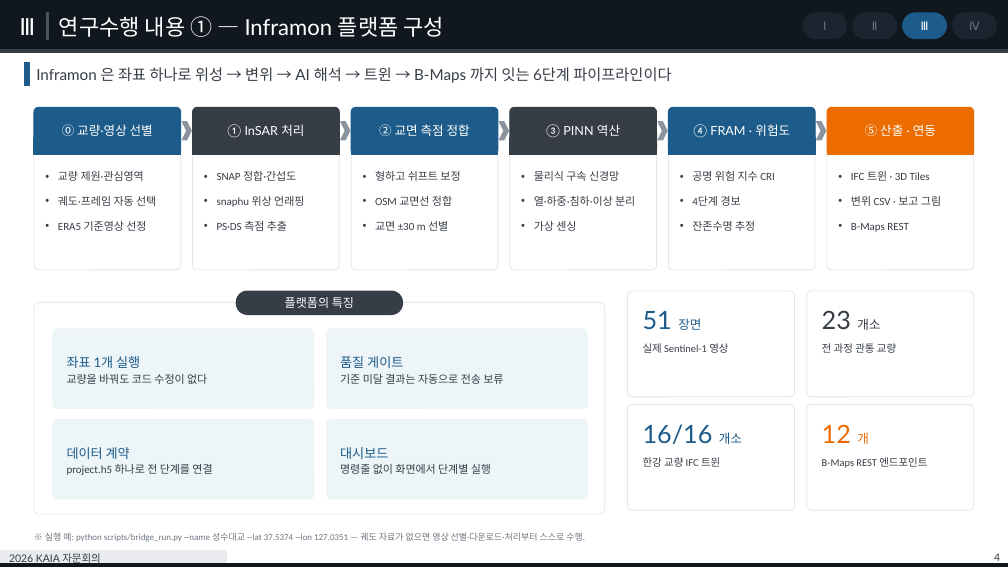
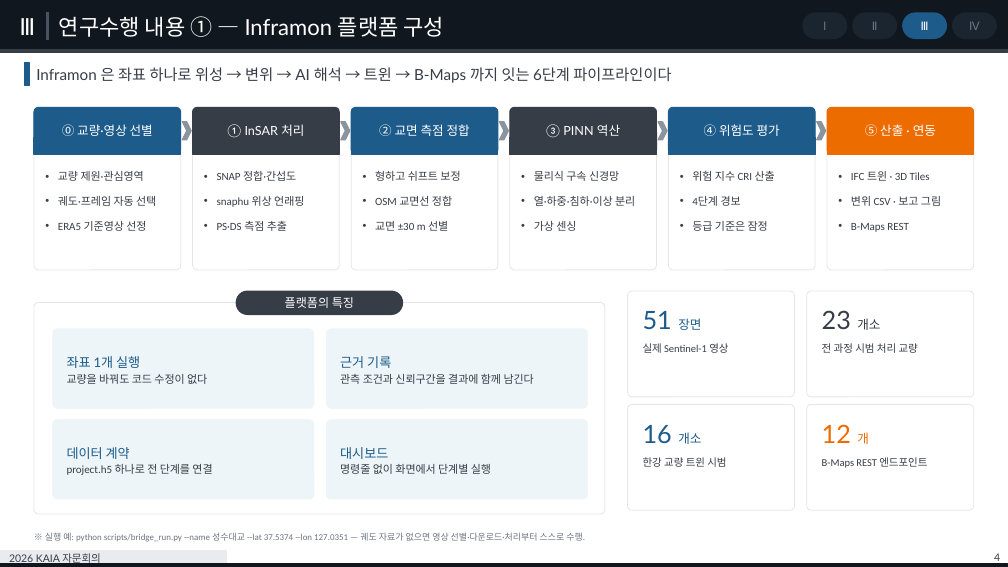
Before and after one commit to tjddnr8334-sudo/inframon, a slide deck: slide 4 of docs/KICT_Bmaps_Inframon_연구개발_7p_1.pptx. Drawn at 1008x567 pixels with LibreOffice and Linux fonts; fonts in the diff are those of the drawing. Boxes give left, top, right and bottom in pixels: in the first picture for what was removed or moved away, otherwise in the second. Text is boxed around its words. In the diff, an @@ line names an element or a change of style, - is before the commit and + after.

```diff
--- a/docs/KICT_Bmaps_Inframon_연구개발_7p_1.pptx
+++ b/docs/KICT_Bmaps_Inframon_연구개발_7p_1.pptx
@@ text at (704, 124, 780, 136): text changed @@
-④ FRAM · 위험도
+④ 위험도 평가
@@ text at (692, 171, 775, 181): text changed @@
-• 공명 위험 지수 CRI
+• 위험 지수 CRI 산출
@@ text at (692, 221, 768, 231): text changed @@
-• 잔존수명 추정
+• 등급 기준은 잠정
@@ text at (340, 356, 534, 384): text changed @@
-품질 게이트
-기준 미달 결과는 자동으로 전송 보류
+근거 기록
+관측 조건과 신뢰구간을 결과에 함께 남긴다
@@ text at (822, 343, 918, 353): text changed @@
-전 과정 관통 교량
+전 과정 시범 처리 교량
@@ text at (643, 425, 701, 444): text changed @@
-16/16 개소
+16 개소
@@ text at (643, 457, 726, 467): text changed @@
-한강 교량 IFC 트윈
+한강 교량 트윈 시범
```
Also in this commit, not shown: 3 other slides changed, 3 other files.
